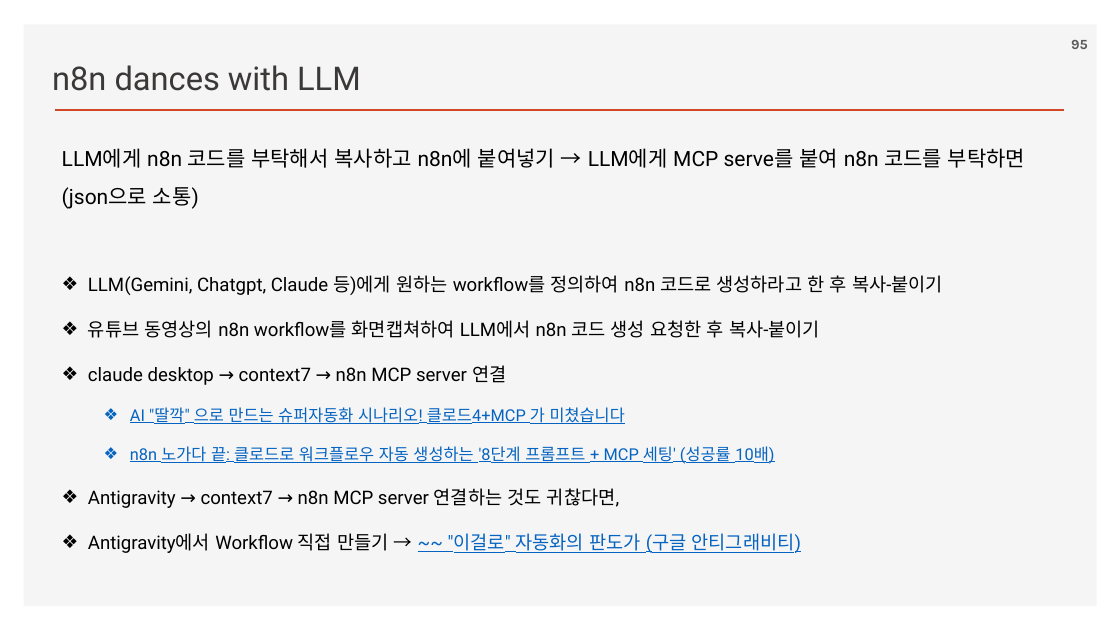
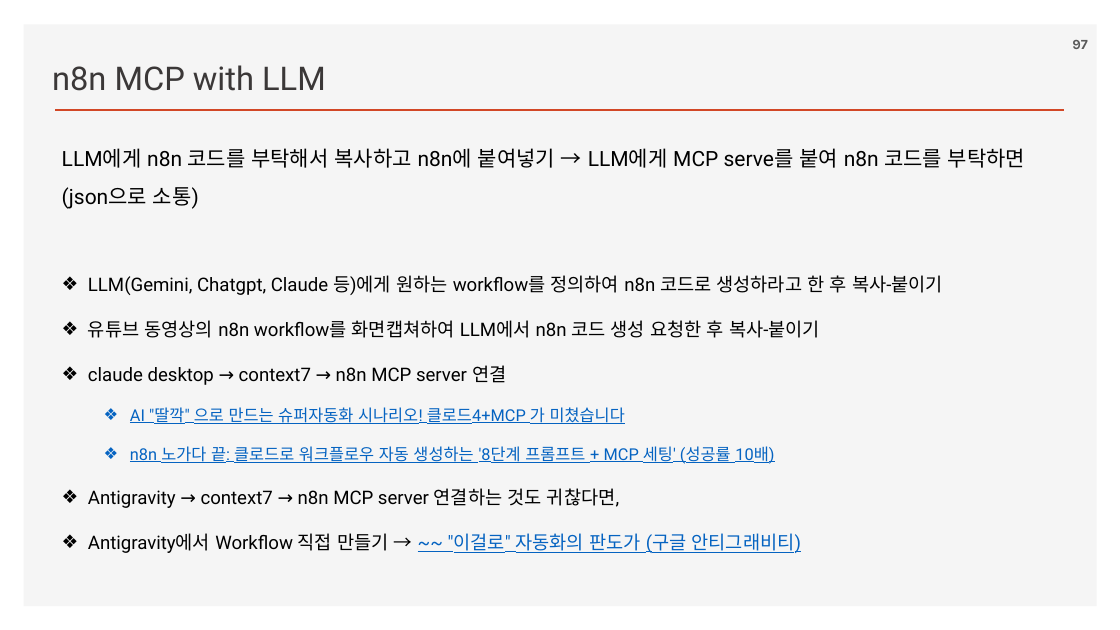
Before and after one commit to ancestor9/2026_Fall_AI-Workflow, a slide deck: slide 97 of PPTs/04_AI Workflow_n8n.pptx (slide 95 before the commit). Drawn at 1120x630 pixels with LibreOffice and Linux fonts; fonts in the diff are those of the drawing; background and template pictures are left out. Boxes give left, top, right and bottom in pixels: in the first picture for what was removed or moved away, otherwise in the second. Text is boxed around its words. In the diff, an @@ line names an element or a change of style, - is before the commit and + after.

```diff
--- a/PPTs/04_AI Workflow_n8n.pptx
+++ b/PPTs/04_AI Workflow_n8n.pptx
@@ page number at (1072,40,1087,49): text changed @@
-95
+97
@@ text at (52,65,326,91): text changed @@
-n8n dances with LLM
+n8n MCP with LLM
```
Also in this commit, not shown: 2 other slides changed, 3 slides added, 1 slide removed.
